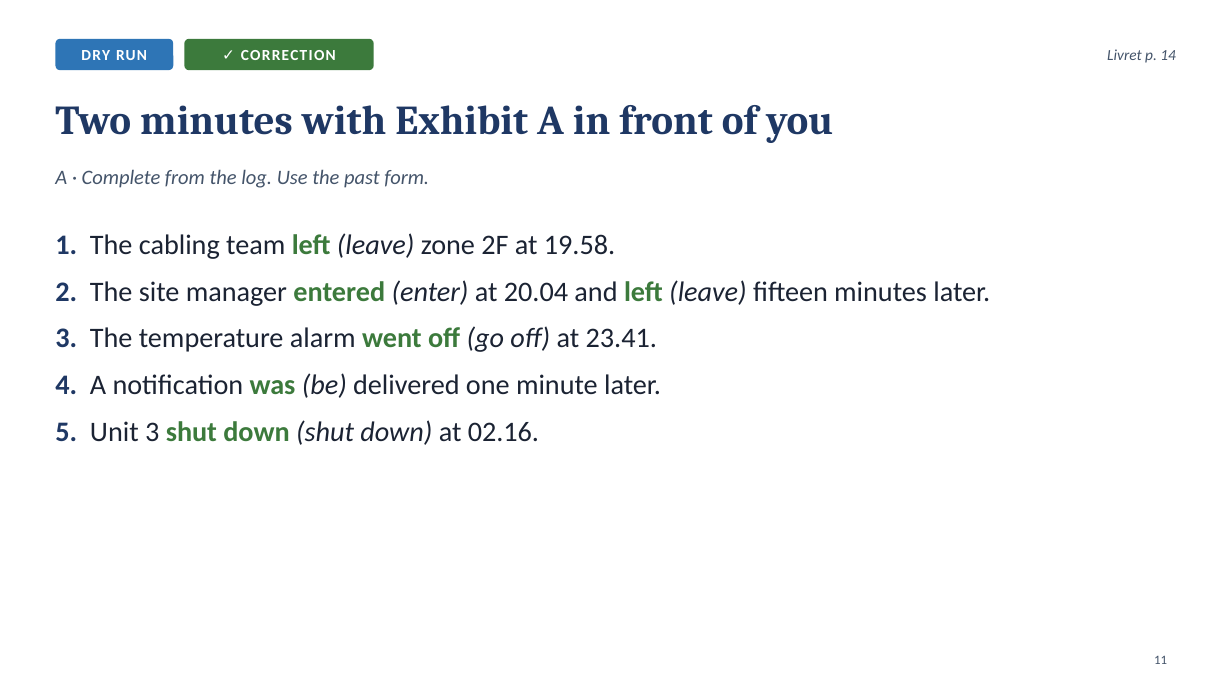
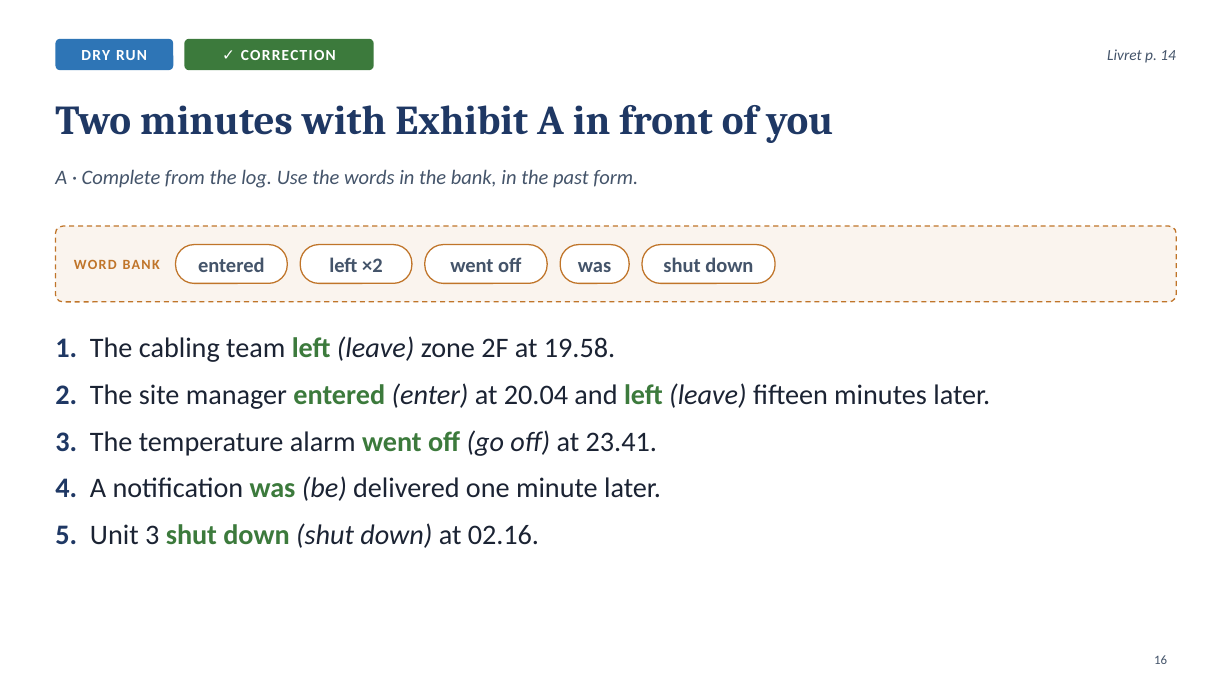
Before and after one commit to ajouniaux/talenleren, a slide deck: slide 16 of powerpoints/Seance_07_Scene3_Verbs_and_collocations.pptx (slide 11 before the commit). Drawn at 1232x693 pixels with LibreOffice and Linux fonts; fonts in the diff are those of the drawing. Boxes give left, top, right and bottom in pixels: in the first picture for what was removed or moved away, otherwise in the second. Text is boxed around its words. In the diff, an @@ line names an element or a change of style, - is before the commit and + after.

```diff
--- a/powerpoints/Seance_07_Scene3_Verbs_and_collocations.pptx
+++ b/powerpoints/Seance_07_Scene3_Verbs_and_collocations.pptx
@@ text at [55,169,638,188]: text changed @@
-A · Complete from the log. Use the past form.
+A · Complete from the log. Use the words in the bank, in the past form.
@@ rounded rectangle added at [55,226,1177,302], fill #C0752A at 8% opacity, outline #C0752A 1 pt dashed @@
@@ text added at [74,259,160,269], 11 pt, text #C0752A, bold @@
+WORD BANK
@@ rounded rectangle added at [176,245,287,284], fill #FFFFFF, outline #C0752A 1 pt, 16 pt, text #44546A, bold @@
+entered
@@ rounded rectangle added at [300,245,412,284], fill #FFFFFF, outline #C0752A 1 pt, 16 pt, text #44546A, bold @@
+left ×2
@@ rounded rectangle added at [425,245,547,284], fill #FFFFFF, outline #C0752A 1 pt, 16 pt, text #44546A, bold @@
+went off
@@ rounded rectangle added at [560,245,629,284], fill #FFFFFF, outline #C0752A 1 pt, 16 pt, text #44546A, bold @@
+was
@@ rounded rectangle added at [642,245,775,284], fill #FFFFFF, outline #C0752A 1 pt, 16 pt, text #44546A, bold @@
+shut down
@@ text "1. The cabling team left ...": place and size @@
-text "1. The cabling team left ..." at [55,233,990,445]
+text "1. The cabling team left ..." at [55,336,990,548]
@@ page number at [1154,655,1167,664]: text changed @@
-11
+16
```
Also in this commit, not shown: 6 other slides changed, 12 slides added, 5 slides removed, 9 other files.
